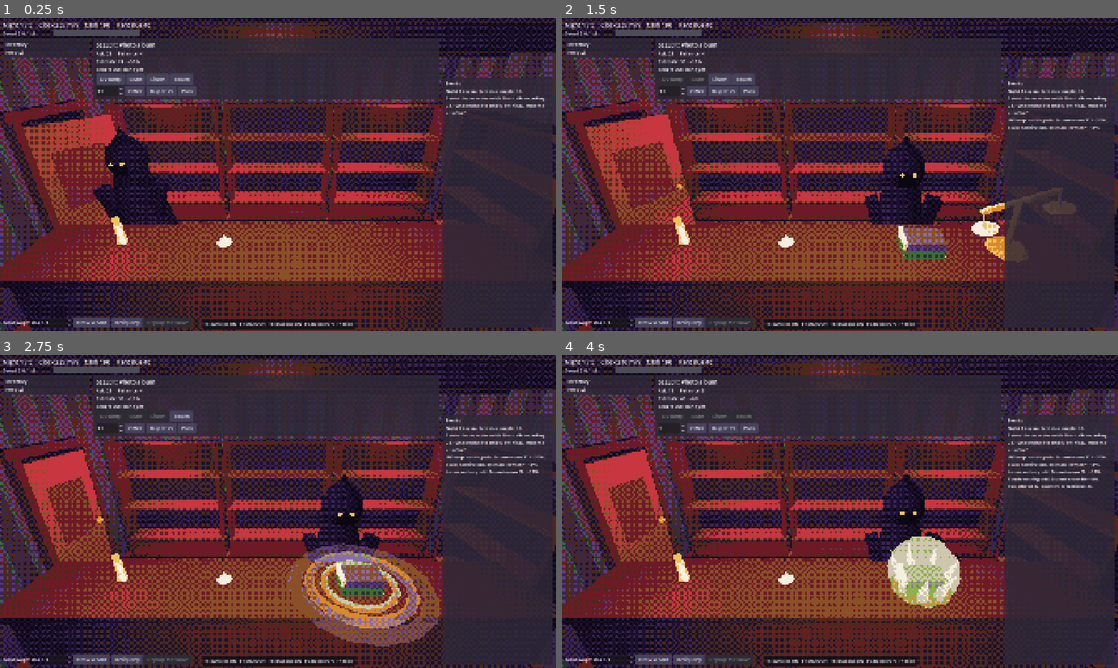
Above: before the commit, frames 1-4 (two rows, left to right).
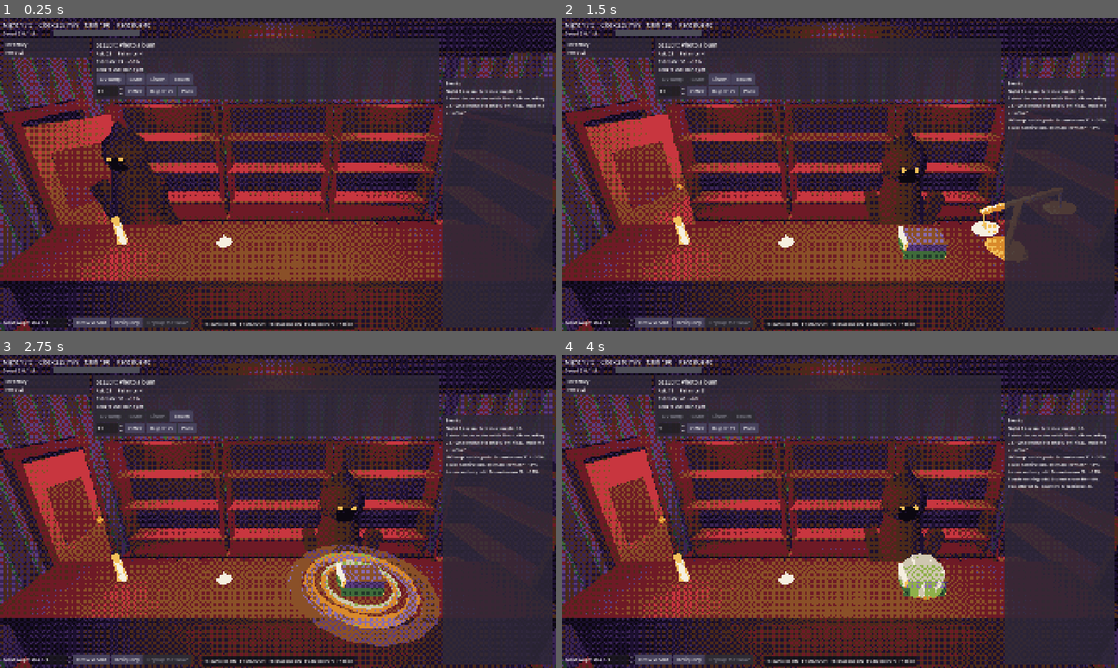
Above: after the commit, the same moments.

Repository: Proximo0/CursedPawn
Game: Godot game, scene res://game/shop/shop_debug.tscn
Same seed, same stepped clock (60 frames per second), same inputs: the game is played once before the commit and once after it.
Inputs:
- Up to frame 1 (0.25 s): no input
- Up to frame 2 (1.5 s): click "UV lamp" at 0.5 s; click "Scale" at 1.25 s
- Up to frame 3 (2.75 s): click "Listen" at 2 s
- Up to frame 4 (4 s): click "Touch" at 2.75 s; click "Offer" at 3.5 s

The runs differ from the first frame. In frame 1, 2.7% of the frame differs, in the area x 16-33%, y 32-66%; in frame 2, 2.4%; in frame 3, 2.1%; in frame 4, 3.4%, in the area x 54-72%, y 34-81%.

Commit message:
Each customer type has its own cloak, eyes and height; touch frost no longer hides the object
Customer events carry tid; ShopRoom dresses the silhouette from customers.json. Checked scale, listen, touch and
the tarot card on screen.

Co-Authored-By: Claude Opus 5.5 <noreply@anthropic.com>
Claude-Session: https://claude.ai/code/session_015fEAdbQ2FPPh8HLp7SgFtw

Diff:
--- a/game/data/customers.json
+++ b/game/data/customers.json
@@ -1,26 +1,26 @@
 [
-	{"id": "widow", "name": "Grieving widow", "kind": "seller", "weight": 3, "patience": 1, "reserve_mult": 0.95,
+	{"id": "widow", "cloak": "#120d16", "eyes": "#e8dcc0", "height": 0.95, "name": "Grieving widow", "kind": "seller", "weight": 3, "patience": 1, "reserve_mult": 0.95,
 		"line": "It was his. I can't bear to look at it."},
-	{"id": "estate_clearer", "name": "Estate clearer", "kind": "seller", "weight": 4, "patience": 0, "reserve_mult": 0.85,
+	{"id": "estate_clearer", "cloak": "#3a2416", "eyes": "#ffb347", "height": 1.05, "name": "Estate clearer", "kind": "seller", "weight": 4, "patience": 0, "reserve_mult": 0.85,
 		"line": "Whole house to empty by Friday. Make me an offer."},
-	{"id": "nervous_heir", "name": "Nervous heir", "kind": "seller", "weight": 3, "patience": -1, "reserve_mult": 1.0,
+	{"id": "nervous_heir", "cloak": "#3c4660", "eyes": "#e8dcc0", "height": 0.9, "name": "Nervous heir", "kind": "seller", "weight": 3, "patience": -1, "reserve_mult": 1.0,
 		"line": "Please just take it. Tonight, if you can."},
-	{"id": "fence", "name": "Hooded fence", "kind": "seller", "weight": 2, "patience": -1, "reserve_mult": 0.8,
+	{"id": "fence", "cloak": "#16261a", "eyes": "#ffb347", "height": 1.0, "name": "Hooded fence", "kind": "seller", "weight": 2, "patience": -1, "reserve_mult": 0.8,
 		"line": "Don't ask where it's from."},
-	{"id": "haggler", "name": "Old haggler", "kind": "seller", "weight": 3, "patience": 2, "reserve_mult": 1.3,
+	{"id": "haggler", "cloak": "#4a1420", "eyes": "#ffd27a", "height": 0.85, "name": "Old haggler", "kind": "seller", "weight": 3, "patience": 2, "reserve_mult": 1.3,
 		"line": "I know what this is worth. Do you?"},
-	{"id": "medium", "name": "Out-of-work medium", "kind": "seller", "weight": 2, "patience": 0, "reserve_mult": 1.1,
+	{"id": "medium", "cloak": "#4b2a78", "eyes": "#c58cff", "height": 1.0, "name": "Out-of-work medium", "kind": "seller", "weight": 2, "patience": 0, "reserve_mult": 1.1,
 		"line": "The spirits say you'll treat it kindly."},
-	{"id": "collector", "name": "Collector", "kind": "buyer", "weight": 3, "pay_mult": 1.25,
+	{"id": "collector", "cloak": "#1a2448", "eyes": "#ffd27a", "height": 1.1, "name": "Collector", "kind": "buyer", "weight": 3, "pay_mult": 1.25,
 		"line": "I'm completing a set. Show me what you have."},
-	{"id": "tourist", "name": "Lost tourist", "kind": "buyer", "weight": 3, "pay_mult": 0.9,
+	{"id": "tourist", "cloak": "#6b5520", "eyes": "#e8dcc0", "height": 1.0, "name": "Lost tourist", "kind": "buyer", "weight": 3, "pay_mult": 0.9,
 		"line": "Something spooky for the mantelpiece?"},
-	{"id": "ghost_hunter", "name": "Ghost hunter", "kind": "buyer", "weight": 2, "pay_mult": 1.0, "cursed_mult": 1.4,
+	{"id": "ghost_hunter", "cloak": "#2e3a1c", "eyes": "#7dff9a", "height": 1.05, "name": "Ghost hunter", "kind": "buyer", "weight": 2, "pay_mult": 1.0, "cursed_mult": 1.4,
 		"line": "The more haunted, the better."},
-	{"id": "decorator", "name": "Interior decorator", "kind": "buyer", "weight": 3, "pay_mult": 1.0,
+	{"id": "decorator", "cloak": "#6a3a5c", "eyes": "#ffd27a", "height": 0.95, "name": "Interior decorator", "kind": "buyer", "weight": 3, "pay_mult": 1.0,
 		"line": "It has to go with mauve."},
-	{"id": "priest", "name": "Tired priest", "kind": "buyer", "weight": 2, "pay_mult": 1.05, "cursed_mult": 0.6,
+	{"id": "priest", "cloak": "#0b0b10", "eyes": "#ffffff", "height": 1.1, "name": "Tired priest", "kind": "buyer", "weight": 2, "pay_mult": 1.05, "cursed_mult": 0.6,
 		"line": "I take things like that off people's hands."},
-	{"id": "rival", "name": "Rival pawnbroker", "kind": "buyer", "weight": 2, "pay_mult": 0.8,
+	{"id": "rival", "cloak": "#3a0c0c", "eyes": "#ff4a3a", "height": 1.0, "name": "Rival pawnbroker", "kind": "buyer", "weight": 2, "pay_mult": 0.8,
 		"line": "Just browsing. Professionally."}
 ]
--- a/game/logic/run_state.gd
+++ b/game/logic/run_state.gd
@@ -278,7 +278,7 @@
 		customer = {"kind": BUYER, "category": category, "imposter": imposter, "type": bt.get("id", ""),
 			"pay_mult": rng.randf_range(0.8, 1.2) * float(bt.get("pay_mult", 1.0)),
 			"cursed_mult": float(bt.get("cursed_mult", 1.0))}
-		ev.append({"e": "customer", "kind": BUYER, "category": category, "type": bt.get("name", ""),
+		ev.append({"e": "customer", "kind": BUYER, "category": category, "type": bt.get("name", ""), "tid": bt.get("id", ""),
 			"line": bt.get("line", "")})
 		return
 	var st: Dictionary = _pick_type(SELLER)
@@ -303,7 +303,7 @@
 		"imposter": imposter,
 	}
 	ev.append({"e": "customer", "kind": SELLER, "name": obj["name"], "ask": customer["ask"],
-		"type": st.get("name", ""), "line": st.get("line", "")})
+		"type": st.get("name", ""), "tid": st.get("id", ""), "line": st.get("line", "")})
 
 
 ## A customer type of `kind`, weighted; {} when the catalog has none.
--- a/game/room/room_props.gd
+++ b/game/room/room_props.gd
@@ -167,10 +167,13 @@
 
 
 ## The hooded, cloaked customer silhouette, facing +Z (the camera). Dark body, void face, two amber eyes.
-static func make_customer() -> Node3D:
+## `look` (a customer type from customers.json) may set cloak and eyes (hex colours) and height (scale).
+static func make_customer(look: Dictionary = {}) -> Node3D:
 	var root := Node3D.new()
 	root.name = "Customer"
-	var cloak_col := Color(0.14, 0.08, 0.22)
+	var cloak_col := Color.from_string(str(look.get("cloak", "")), Color(0.14, 0.08, 0.22))
+	var eye_col := Color.from_string(str(look.get("eyes", "")), COL_PALE_AMBER)
+	root.scale = Vector3.ONE * clampf(float(look.get("height", 1.0)), 0.7, 1.3)
 	part(root, cyl(0.20, 0.52, 1.45, 12), cloak_col, Vector3(0, 0.725, 0), Vector3.ZERO, 0.0, true)
 	part(root, cyl(0.0, 0.24, 0.34, 10), cloak_col, Vector3(0, 1.80, 0), Vector3.ZERO, 0.0, true)
 	var hood: MeshInstance3D = part(root, ball(0.27, 12), cloak_col, Vector3(0, 1.55, 0), Vector3.ZERO, 0.0, true)
@@ -178,8 +181,8 @@
 	var face: MeshInstance3D = part(root, ball(0.19, 10), Color(0.03, 0.02, 0.05), Vector3(0, 1.52, 0.12))
 	face.scale = Vector3(0.9, 1.05, 0.8)
 	for sx: float in [-1.0, 1.0]:
-		var eye: MeshInstance3D = part(root, ball(0.028, 6), COL_PALE_AMBER, Vector3(0.07 * sx, 1.55, 0.255), Vector3.ZERO, 2.5)
-		eye.material_override = mat(COL_PALE_AMBER, 2.5, true)
+		var eye: MeshInstance3D = part(root, ball(0.028, 6), eye_col, Vector3(0.07 * sx, 1.55, 0.255), Vector3.ZERO, 2.5)
+		eye.material_override = mat(eye_col, 2.5, true)
 	# a sleeve with a hand holding the cloak shut
 	part(root, box(Vector3(0.16, 0.5, 0.16)), cloak_col, Vector3(-0.34, 0.95, 0.12), Vector3(0.0, 0.0, 0.25))
 	part(root, box(Vector3(0.16, 0.5, 0.16)), cloak_col, Vector3(0.34, 0.95, 0.12), Vector3(0.0, 0.0, -0.25))
--- a/game/room/shop_room.gd
+++ b/game/room/shop_room.gd
@@ -78,6 +78,7 @@
 var _shards: Array[RigidBody3D] = []
 
 var _customer: Node3D
+var _look_id: String = ""  ## customer type the silhouette is dressed as
 var _cust_state: String = "none"  ## none, enter, here, leave
 var _cust_pos: Vector3 = Vector3.ZERO
 var _carry: bool = false
@@ -163,6 +164,7 @@
 		var cat: String = ""
 		if str(run.customer.get("kind", "")) == RunState.SELLER:
 			cat = str((run.customer.get("item", {}) as Dictionary).get("category", ""))
+		_set_customer_look(str(run.customer.get("type", "")))
 		_cust_start_enter(cat)
 		_cust_state = "here"
 		_cust_pos = STAND_POS
@@ -190,6 +192,7 @@
 				var cat: String = ""
 				if str(e.get("kind", "")) == RunState.SELLER:
 					cat = _category_of_name(str(e.get("name", "")))
+				_set_customer_look(str(e.get("tid", "")))
 				_cust_start_enter(cat)
 			"passed", "left":
 				_cust_start_leave(false)
@@ -738,6 +741,23 @@
 	_customer.visible = false
 	_world.add_child(_customer)
 	_counter_obj = null
+	_look_id = ""
+
+
+## Rebuilds the customer silhouette in the colours and height of customer type `tid` (unchanged if same type).
+func _set_customer_look(tid: String) -> void:
+	if tid == _look_id or run == null or _world == null:
+		return
+	_look_id = tid
+	var look: Dictionary = {}
+	for t: Dictionary in run.catalog.customers:
+		if str(t.get("id", "")) == tid:
+			look = t
+	var old: Node3D = _customer
+	_customer = RoomProps.make_customer(look)
+	_customer.visible = old.visible
+	_world.add_child(_customer)
+	_free_node(old)
 
 
 func _build_camera() -> void:
@@ -1037,7 +1057,7 @@
 				(ring.material_override as StandardMaterial3D).albedo_color.a = 0.8 * (1.0 - k)
 		"touch":
 			_fx_frost.visible = true
-			_fx_frost.scale = Vector3.ONE * (0.4 + 0.9 * minf(u * 3.0, 1.0))
+			_fx_frost.scale = Vector3.ONE * (0.3 + 0.55 * minf(u * 3.0, 1.0))  # frost hugs the object without hiding it
 			var dome: MeshInstance3D = _fx_frost.get_node("Dome") as MeshInstance3D
 			dome.scale = Vector3.ONE * (1.0 + 0.1 * pulse)
 
--- a/tests/unit/test_room_events.gd
+++ b/tests/unit/test_room_events.gd
@@ -103,3 +103,13 @@
 	room.settle_visuals()
 	assert_eq(room.customer_state(), "none")
 	room.free()
+
+
+func test_customer_dresses_as_their_type() -> void:
+	var room := ShopRoom.new()
+	room.setup(_run_with(0))
+	room.apply_events([{"e": "customer", "kind": "buyer", "category": "toy", "tid": "priest"}] as Array[Dictionary])
+	assert_near(room._customer.scale.y, 1.1)
+	room.apply_events([{"e": "customer", "kind": "buyer", "category": "toy", "tid": "haggler"}] as Array[Dictionary])
+	assert_near(room._customer.scale.y, 0.85)
+	room.free()
Not shown, changed: docs/core_brief.md
